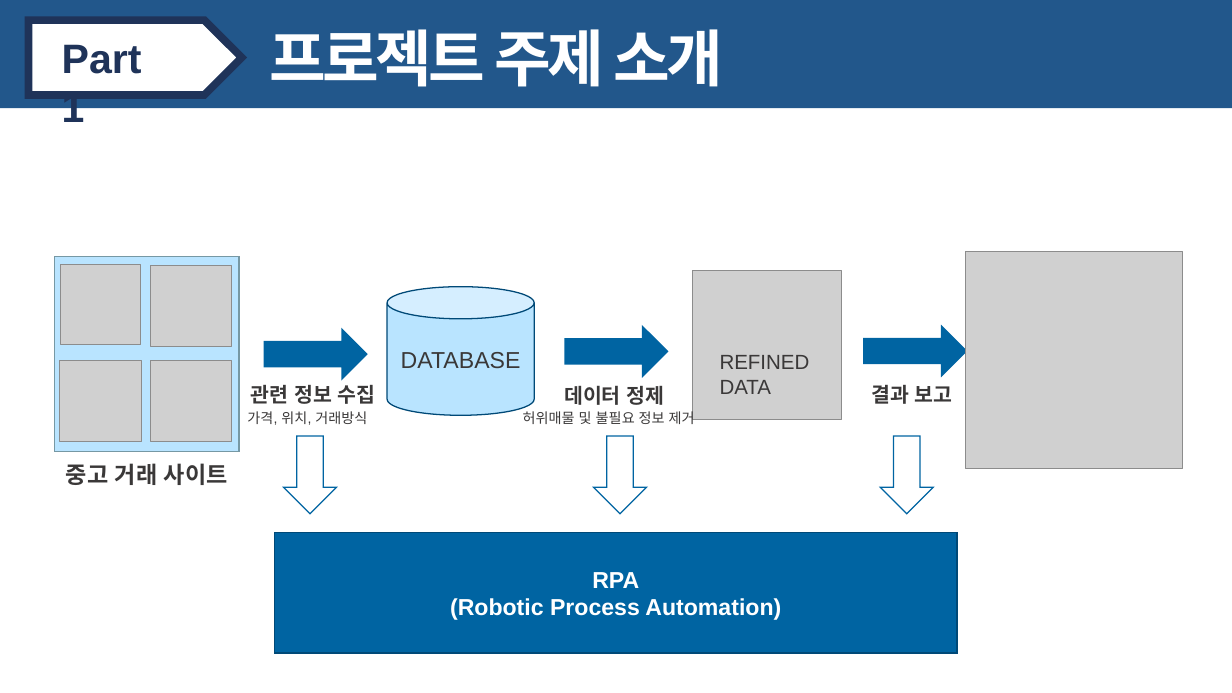
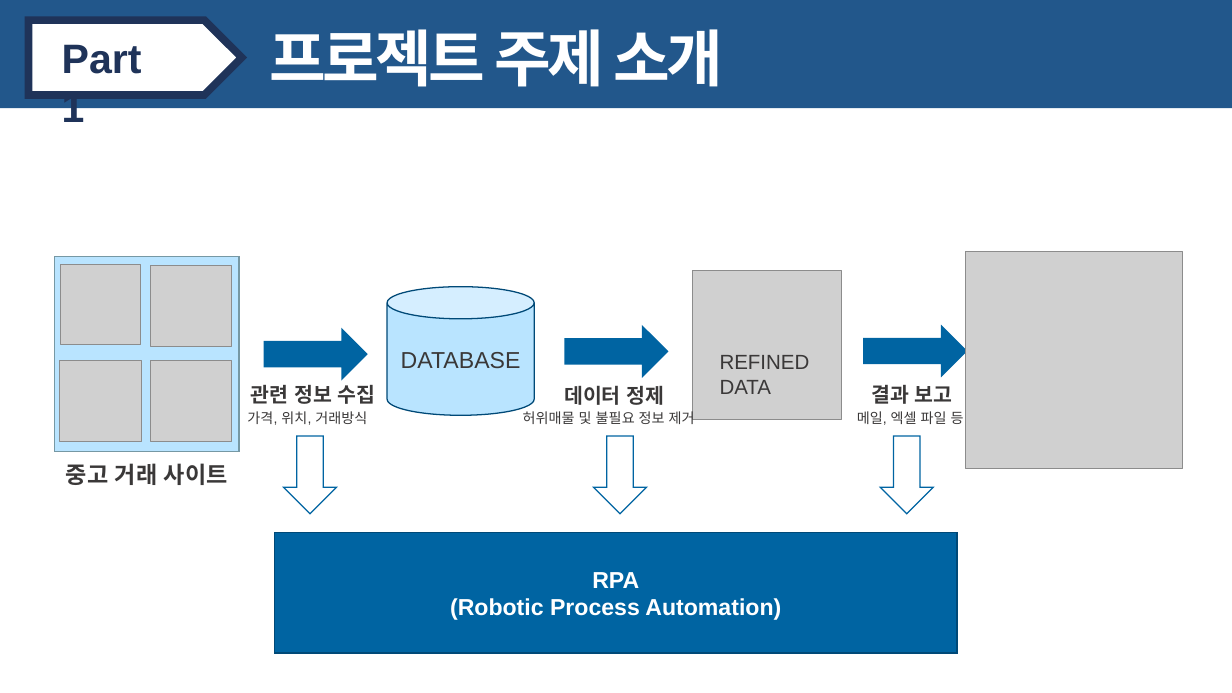
Before and after one commit to CSID-DGU/2019-2-ESCD-Yanghwa, a slide deck: slide 4 of 발표자료 및 보고서/프로젝트 진행계획 발표자료(양화대교).pptx. Drawn at 1232x693 pixels with LibreOffice and Linux fonts; fonts in the diff are those of the drawing; grey boxes stand for pictures. Boxes give left, top, right and bottom in pixels: in the first picture for what was removed or moved away, otherwise in the second. Text is boxed around its words. In the diff, an @@ line names an element or a change of style, - is before the commit and + after.

```diff
--- a/발표자료 및 보고서/프로젝트 진행계획 발표자료(양화대교).pptx
+++ b/발표자료 및 보고서/프로젝트 진행계획 발표자료(양화대교).pptx
@@ text added at box(857, 411, 964, 425), 11 pt, text #3A3838 @@
+메일, 엑셀 파일 등
```
Also in this commit, not shown: 5 other slides changed, 1 slide added.
